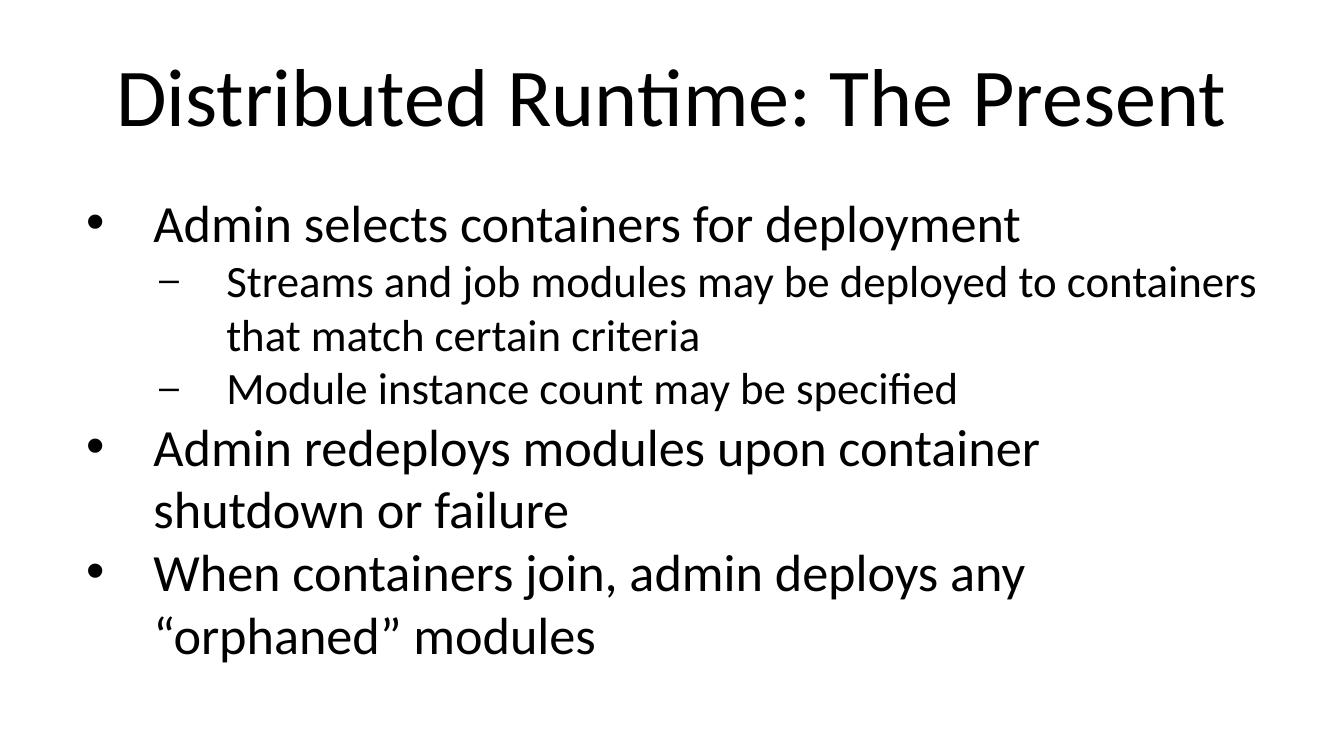
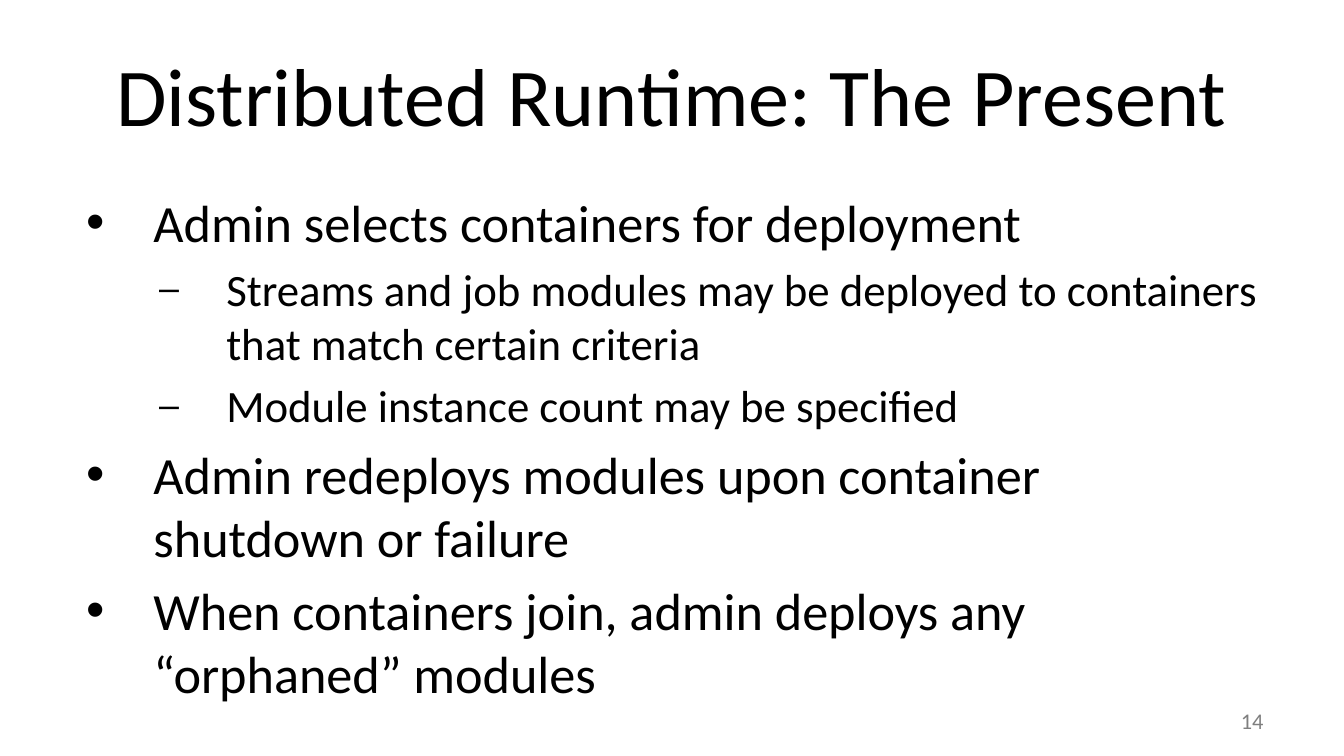
Before and after one commit to SpringOne2GX-2014/Spring-XD-Internals, a slide deck: slide 14 of Spring-XD-Internals-A-Guided-Tour.pptx. Drawn at 1344x756 pixels with LibreOffice and Linux fonts; fonts in the diff are those of the drawing; background and template pictures are left out. Boxes give left, top, right and bottom in pixels: in the first picture for what was removed or moved away, otherwise in the second. Text is boxed around its words. In the diff, an @@ line names an element or a change of style, - is before the commit and + after.

```diff
--- a/Spring-XD-Internals-A-Guided-Tour.pptx
+++ b/Spring-XD-Internals-A-Guided-Tour.pptx
@@ text "Admin selects containers for deployment" at <box>153,205,1257,702</box>: more space between paragraphs @@
@@ page number added at <box>1241,714,1264,729</box>, 12 pt, text #7F7F7F @@
+14
```
Also in this commit, not shown: 22 other slides changed.
